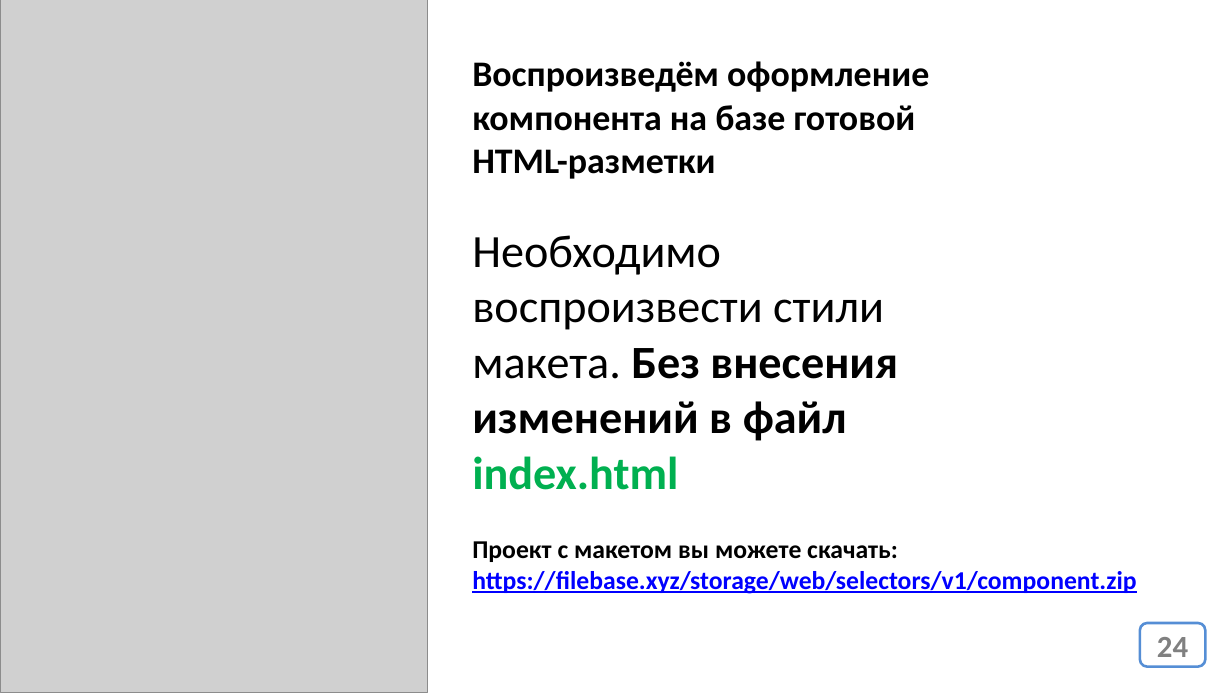
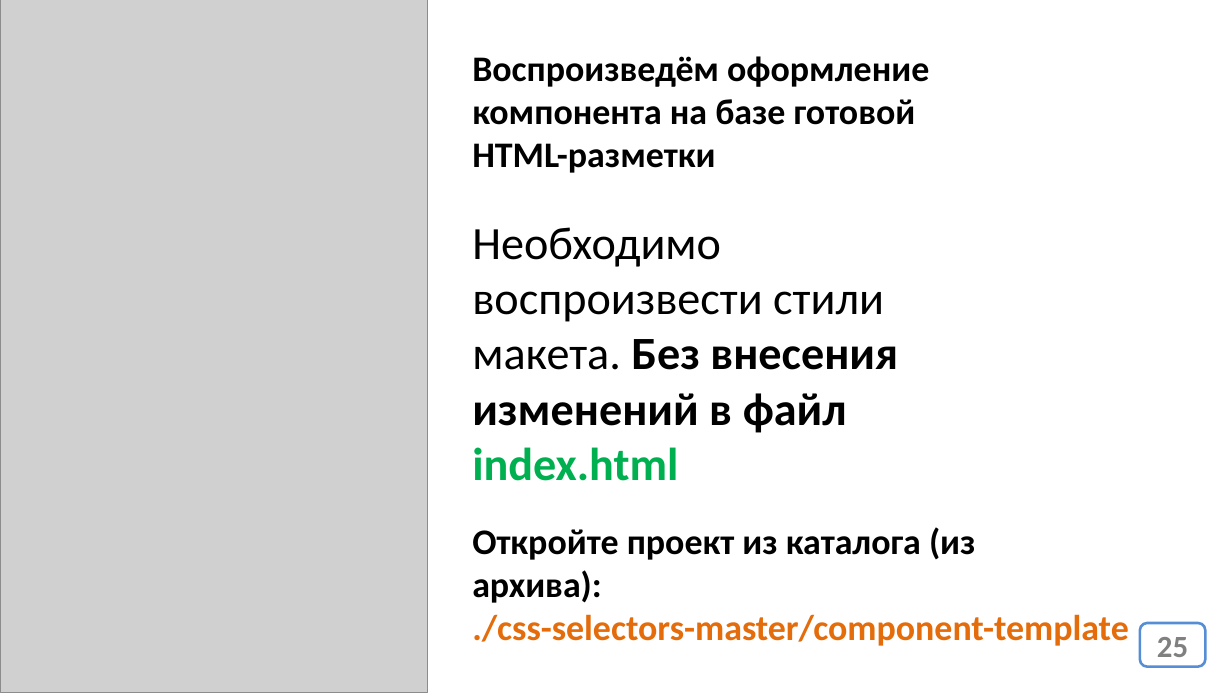
Before and after one commit to web35-ortdnipro/lesson06, a slide deck: slide 25 of lesson06.pptx (slide 24 before the commit). Drawn at 1232x693 pixels with LibreOffice and Linux fonts; fonts in the diff are those of the drawing; grey boxes stand for pictures. Boxes give left, top, right and bottom in pixels: in the first picture for what was removed or moved away, otherwise in the second. Text is boxed around its words. In the diff, an @@ line names an element or a change of style, - is before the commit and + after.

```diff
--- a/lesson06.pptx
+++ b/lesson06.pptx
@@ text "Воспроизведём оформление компонента на базе ...": place and size @@
-text "Воспроизведём оформление компонента на базе ..." at [472, 61, 929, 179]
+text "Воспроизведём оформление компонента на базе ..." at [472, 56, 929, 173]
@@ text "Необходимо воспроизвести стили макета. Без ...": place and size @@
-text "Необходимо воспроизвести стили макета. Без ..." at [472, 235, 898, 490]
+text "Необходимо воспроизвести стили макета. Без ..." at [472, 227, 898, 481]
@@ text at [472, 527, 1129, 646]: text changed; size 20 to 28 pt; text colour #0000FF to #E46C0A @@
-Проект с макетом вы можете скачать:
-https://filebase.xyz/storage/web/selectors/v1/component.zip
+Откройте проект из каталога (из архива): ./css-selectors-master/component-template
@@ page number at [1157, 637, 1188, 657]: text changed @@
-24
+25
```
Also in this commit, not shown: 2 slides added, 1 slide removed, 1 other file.
